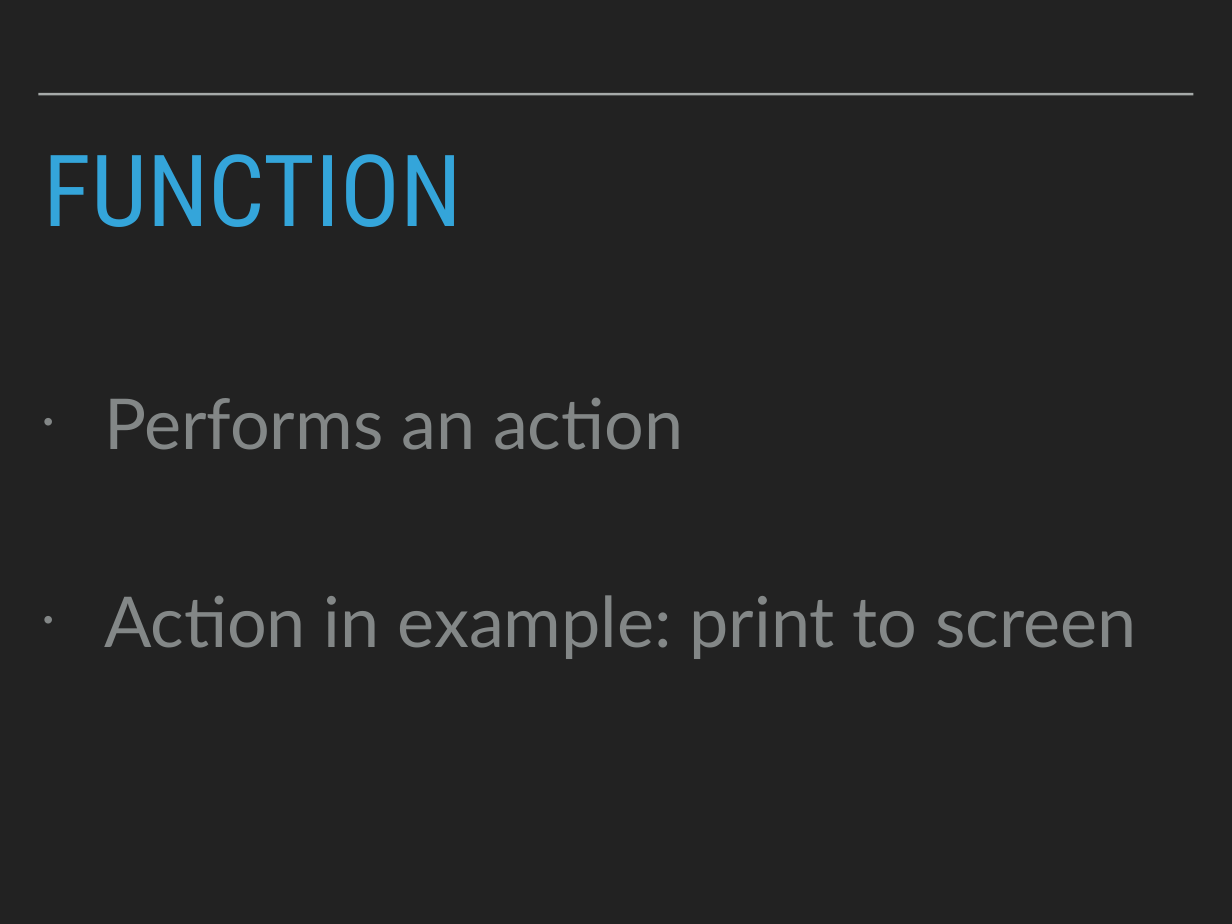
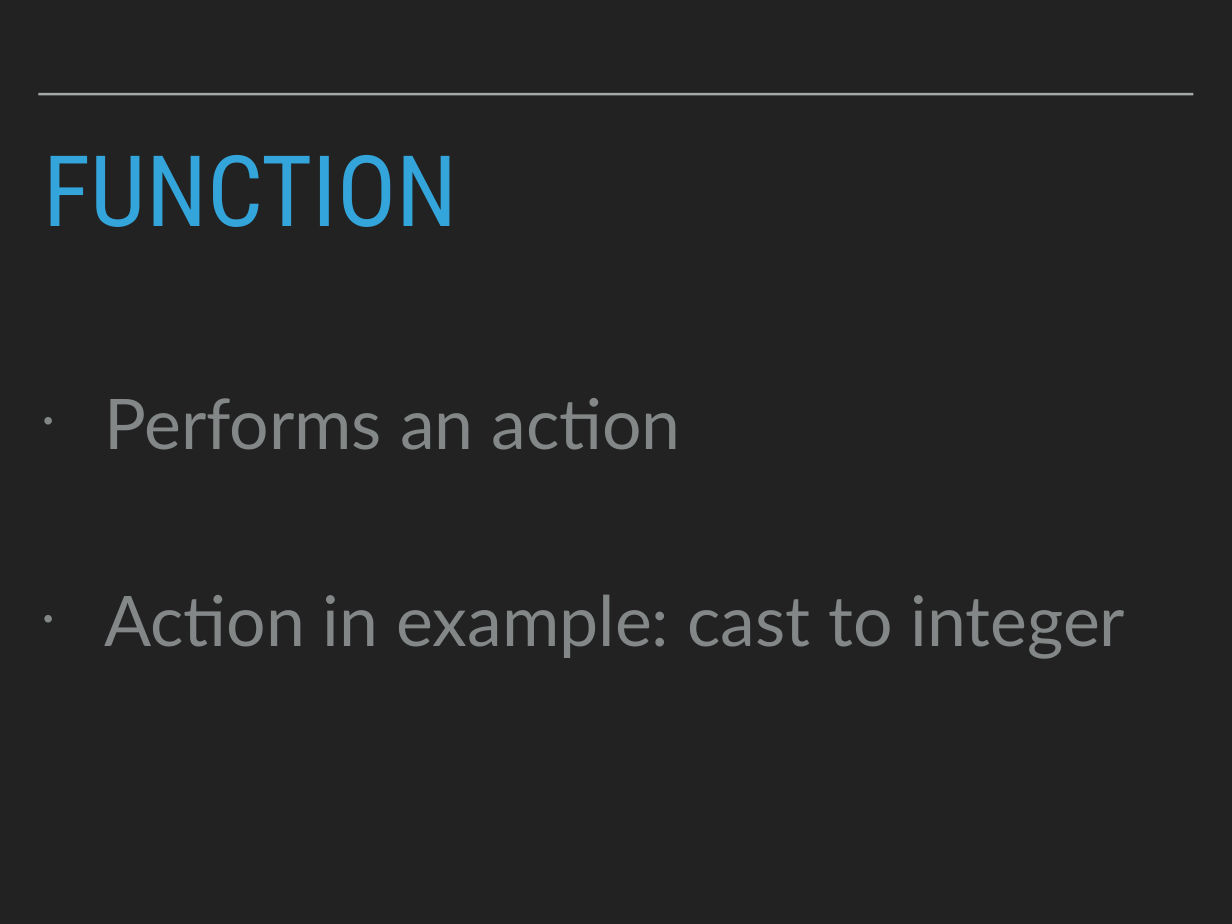
Before and after one commit to robcarrington/python-for-data-science, a slide deck: slide 83 of Session1/Session1_Slides.pptx (slide 81 before the commit). Drawn at 1232x924 pixels with LibreOffice and Linux fonts; fonts in the diff are those of the drawing. Boxes give left, top, right and bottom in pixels: in the first picture for what was removed or moved away, otherwise in the second. Text is boxed around its words. In the diff, an @@ line names an element or a change of style, - is before the commit and + after.

```diff
--- a/Session1/Session1_Slides.pptx
+++ b/Session1/Session1_Slides.pptx
@@ title "FUNCTION" at bbox=[43, 155, 458, 227]: size 82.8 to 82 pt @@
@@ text at bbox=[104, 398, 681, 450]: size 58.2 to 58 pt in "Performs an action" @@
@@ text at bbox=[104, 594, 1125, 659]: text changed; size 58.2 to 58 pt @@
-• Action in example: print to screen
+• Action in example: cast to integer
```
Also in this commit, not shown: 66 other slides changed, 3 slides added, 20 slides removed, 5 other files.
